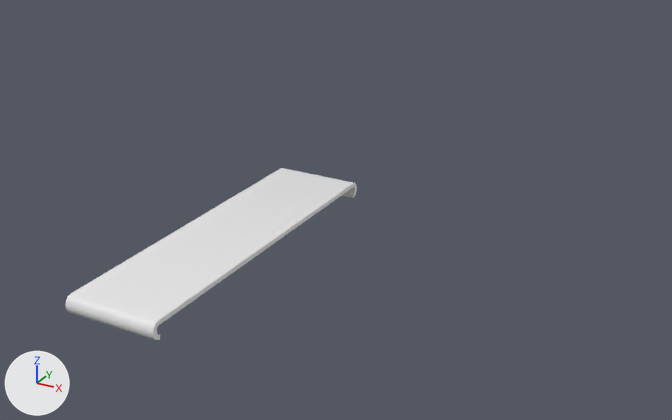
What one commit did to the FBX model Assets/checkoutlane.fbx.
Both versions are drawn from a 50 mm camera at (4.15, -5.72, 3.34) aimed at (0.24, 1.38, -0.21). The axes (+X, +Y, +Z) are drawn at lower left. The lights are the same throughout. Where no turn or scale is listed for an object, it has been applied to the vertices.

Objects in the first picture: 'Belt'.
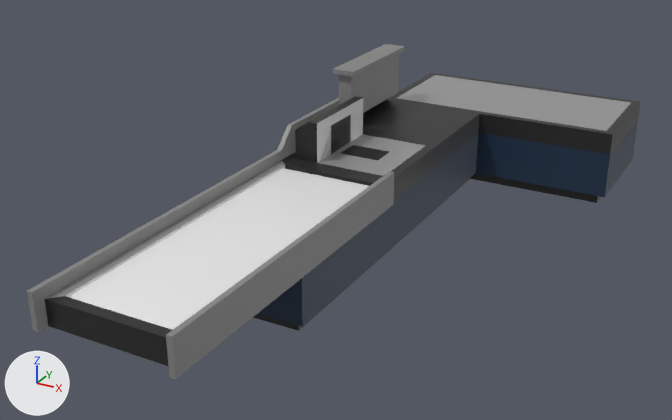
The newer file is also turned or shifted as a whole; pictures and numbers use the older file's frame.

Boxes (x1, y1, x2, y2) around the edits, measured in the pictures (672 x 420 px):
'Counter', added
    after: (27, 44, 640, 379)
    faces in mat_accent_2 (grey #858585): (27, 44, 405, 379)
    faces in mat_base (black #2c2c2c): (44, 73, 640, 366)
    faces in mat_accent (dark blue #182f47): (258, 121, 638, 326)
    faces in mat_metallic (grey #bebebe): (45, 75, 631, 299)
    faces in mat_glass (black #444444): (331, 114, 389, 160)
'Belt', mesh rescaled
    before: (66, 168, 357, 340)
    after: (69, 168, 369, 330)

The change, as a diff of the scene's bpy script:
```diff
--- a/Assets/checkoutlane.fbx.py
+++ b/Assets/checkoutlane.fbx.py
@@ mat_glass @@
+mat_glass = principled_material('Glass')
+mat_glass.base_color = (0.0578, 0.0578, 0.0578)  # black #444444
+mat_glass.metallic = 1.0
@@ mat_accent_2 @@
+mat_accent_2 = principled_material('Accent 2')
+mat_accent_2.base_color = (0.233, 0.233, 0.233)  # grey #858585
@@ mat_metallic @@
+mat_metallic = principled_material('Metallic')
+mat_metallic.base_color = (0.517, 0.517, 0.517)  # grey #bebebe
+mat_metallic.metallic = 0.8
@@ mat_base @@
+mat_base = principled_material('Base')
+mat_base.base_color = (0.0254, 0.0254, 0.0254)  # black #2c2c2c
+mat_base.metallic = 0.191
+mat_base.roughness = 0.4
@@ mat_accent @@
+mat_accent = principled_material('Accent')
+mat_accent.base_color = (0.00888, 0.0279, 0.0637)  # dark blue #182f47
@@ me_cube_001 @@
 me_cube_001.from_pydata(...)  # 64 vertices, 45 faces; spans x -0.4..0.4, y -1.5..1.5, z -0.08..0.08
 # used by ob_belt; location = (0.0, 0.0, 0.0)
+# me_cube_001 part 1: the whole mesh is scaled about its middle by (1.25, 1, 1), then moved by (0.1, 0.0, 0.0)
@@ me_cube @@
+me_cube.from_pydata(...)  # 171 vertices, 168 faces; spans x -0.64..2.09, y -3.31..3.71, z 0.0..1.5
+# faces by material slot: [51, 23, 24, 68, 2]
+me_cube.materials.append(mat_base)  # black #2c2c2c
+me_cube.materials.append(mat_metallic)  # grey #bebebe
+me_cube.materials.append(mat_accent)  # dark blue #182f47
+me_cube.materials.append(mat_accent_2)  # grey #858585
+me_cube.materials.append(mat_glass)  # black #444444
@@ ob_counter @@
+ob_counter = bpy.data.objects.new('Counter', me_cube)
+ob_counter.location = (0.1, 1.6, -0.76)
```
